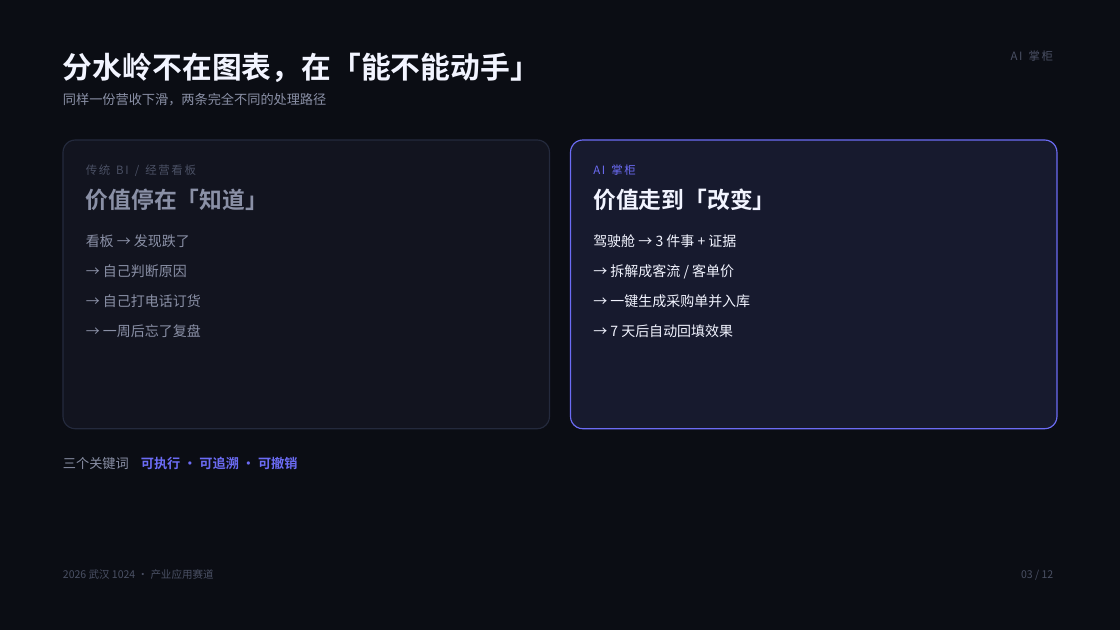
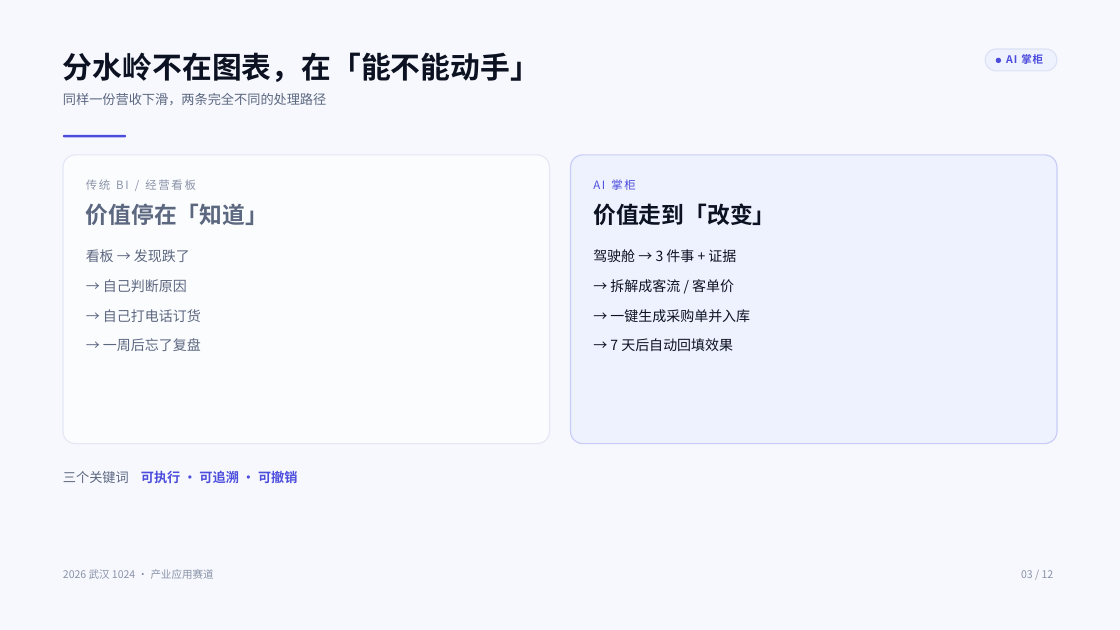
Before and after one commit to wsj20011001/ai-zhanggui, a slide deck: slide 3 of docs/AI掌柜-路演PPT/AI掌柜-路演PPT.pptx. Drawn at 1120x630 pixels with LibreOffice and Linux fonts; fonts in the diff are those of the drawing. Boxes give left, top, right and bottom in pixels: in the first picture for what was removed or moved away, otherwise in the second. Text is boxed around its words. In the diff, an @@ line names an element or a change of style, - is before the commit and + after.

Commit message:
style(ppt): 全篇改为明亮科技风——浅底靛蓝、标题刻度线、品牌徽标、封面信息块

```diff
--- a/docs/AI掌柜-路演PPT/AI掌柜-路演PPT.pptx
+++ b/docs/AI掌柜-路演PPT/AI掌柜-路演PPT.pptx
@@ rectangle at (x1=0, y1=0, x2=1120, y2=630): fill #0B0D14 to #F6F8FD @@
@@ rounded rectangle added at (x1=986, y1=49, x2=1057, y2=71), fill #EEF1FE, outline #DDE2F5 1 pt @@
@@ rounded rectangle added at (x1=996, y1=58, x2=1001, y2=63), fill #4C4DDC @@
@@ text "AI 掌柜" at (x1=1006, y1=54, x2=1043, y2=64): size 9.8 to 9 pt, text colour #4A5064 to #4C4DDC, letter spacing 1.5 to 0.8 pt, bold on @@
@@ rounded rectangle added at (x1=63, y1=134, x2=126, y2=137), fill #4C4DDC @@
@@ rounded rectangle at (x1=63, y1=155, x2=549, y2=444): fill #12141F to #FBFCFE; outline #242A3D 1 pt to #E3E8F5 1 pt @@
@@ text colour #4A5064 to #8A93A8 in 3 elements at (x1=63, y1=569, x2=214, y2=579), (x1=1021, y1=570, x2=1054, y2=578), (x1=86, y1=179, x2=196, y2=190) @@
@@ 14 texts, 2 rounded rectangles moved together from (x1=63, y1=140, x2=1057, y2=470) to (x1=63, y1=155, x2=1057, y2=483) @@
@@ rounded rectangle at (x1=571, y1=155, x2=1057, y2=444): fill #171A2E to #EEF1FE; outline #6C6CF5 1 pt to #C9CDF6 1 pt @@
@@ text "AI 掌柜" at (x1=593, y1=179, x2=636, y2=190): text colour #6C6CF5 to #4C4DDC @@
@@ text colour #F2F4FF to #0C1222 in 6 elements at (x1=63, y1=52, x2=540, y2=82), (x1=610, y1=279, x2=734, y2=292), (x1=610, y1=338, x2=733, y2=351), (x1=593, y1=203, x2=775, y2=225), (x1=593, y1=249, x2=736, y2=262), (x1=610, y1=309, x2=750, y2=322) @@
@@ text colour #8A90A6 to #5C6780 in 7 elements at (x1=63, y1=93, x2=326, y2=105), (x1=63, y1=471, x2=129, y2=483), (x1=86, y1=203, x2=268, y2=225), (x1=86, y1=249, x2=190, y2=262), (x1=103, y1=279, x2=187, y2=292), (x1=103, y1=309, x2=201, y2=322), (x1=103, y1=338, x2=201, y2=351) @@
@@ text "可执行 · 可追溯 · 可撤销" at (x1=141, y1=471, x2=298, y2=483): text colour #6C6CF5 to #4C4DDC @@
```
Also in this commit, not shown: 12 other slides changed, 14 other files.
